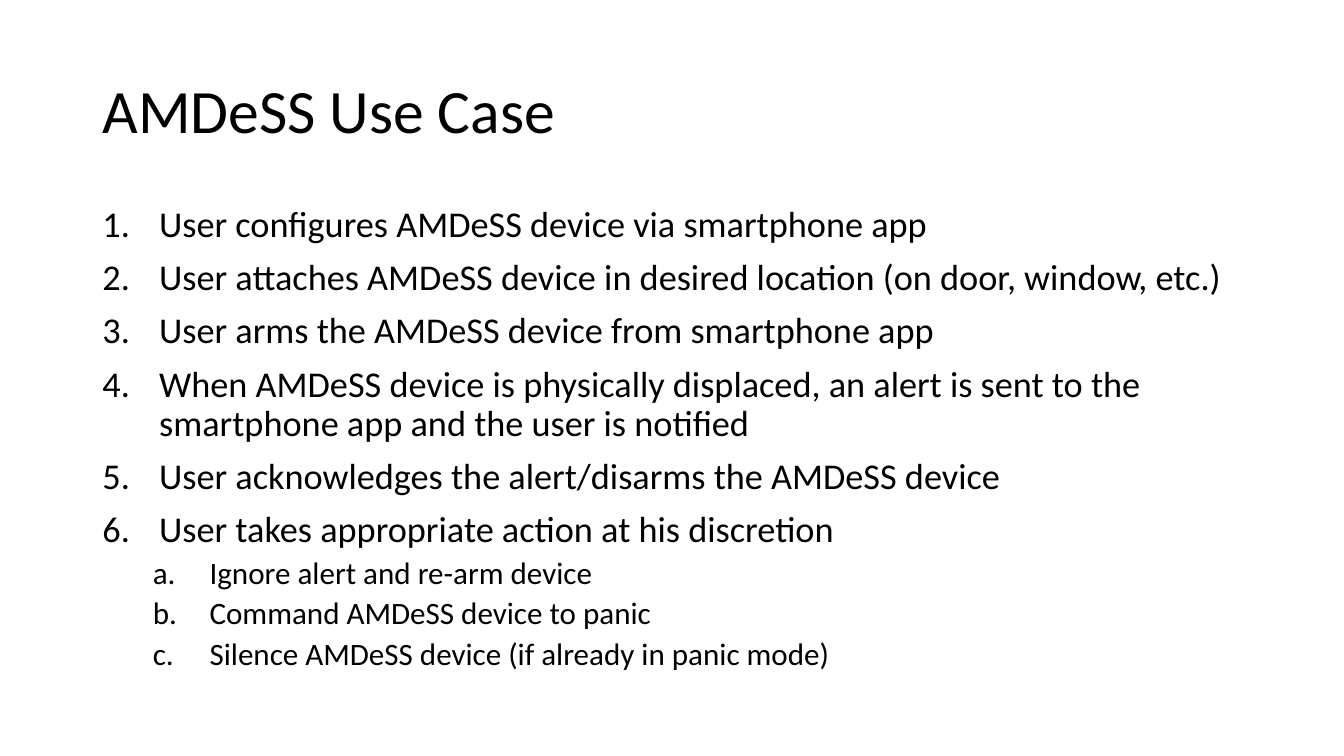
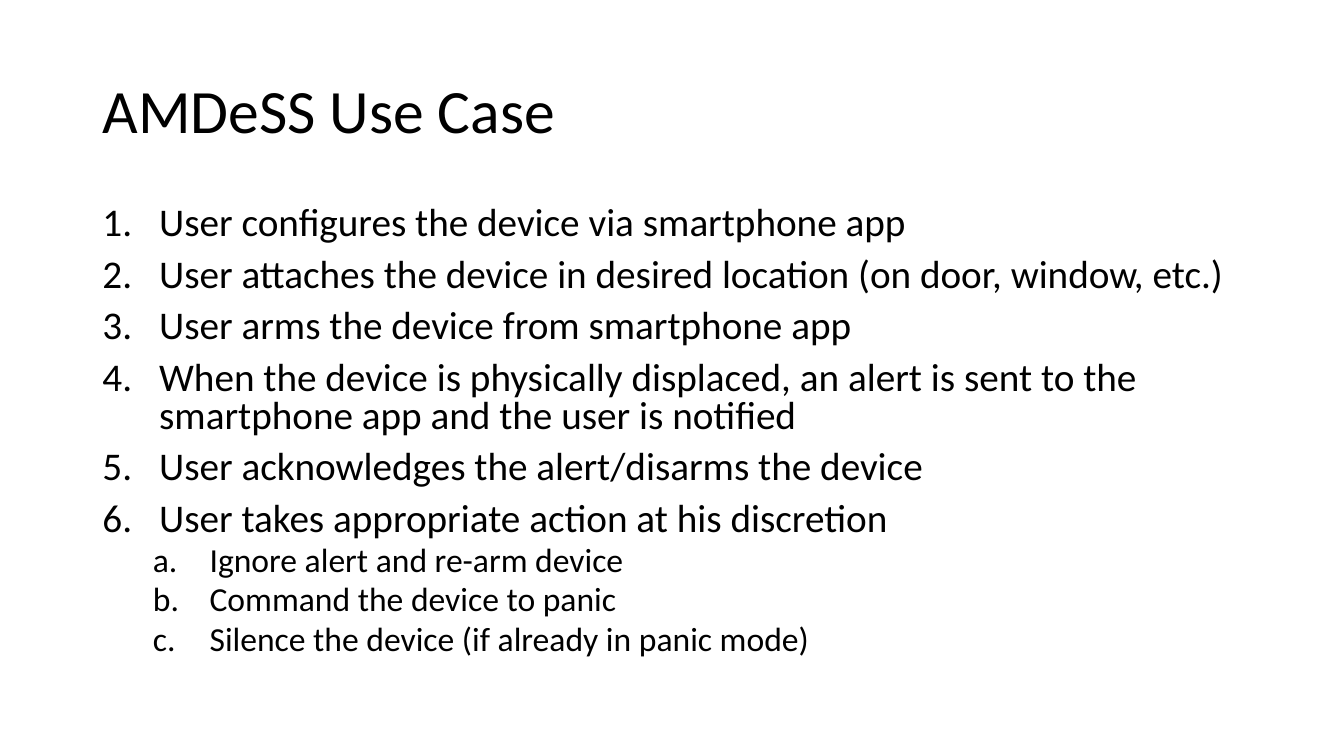
Before and after one commit to jbw3/CPE621Project, a slide deck: slide 5 of docs/AMDeSS_MidtermProgressReport.pptx. Drawn at 1344x756 pixels with LibreOffice and Linux fonts; fonts in the diff are those of the drawing. Boxes give left, top, right and bottom in pixels: in the first picture for what was removed or moved away, otherwise in the second. Text is boxed around its words. In the diff, an @@ line names an element or a change of style, - is before the commit and + after.

```diff
--- a/docs/AMDeSS_MidtermProgressReport.pptx
+++ b/docs/AMDeSS_MidtermProgressReport.pptx
@@ text at bbox=[159, 208, 1223, 487]: text changed; size 25.9 to 28 pt @@
-1. User configures AMDeSS device via smartphone app
-2. User attaches AMDeSS device in desired location (on door, window, etc.)
-3. User arms the AMDeSS device from smartphone app
-4. When AMDeSS device is physically displaced, an alert is sent to the smartphone app and the user is notified
-5. User acknowledges the alert/disarms the AMDeSS device
+1. User configures the device via smartphone app
+2. User attaches the device in desired location (on door, window, etc.)
+3. User arms the device from smartphone app
+4. When the device is physically displaced, an alert is sent to the smartphone app and the user is notified
+5. User acknowledges the alert/disarms the device
@@ text at bbox=[159, 504, 888, 578]: size 25.9 to 28 pt in "User takes appropriate action at his discretion"; size 22.2 to 24 pt in "Ignore alert and re-arm device"; line spacing 0.9 to 0.8 @@
@@ text at bbox=[210, 587, 809, 657]: text changed; size 22.2 to 24 pt @@
-  b. Command AMDeSS device to panic
-  c. Silence AMDeSS device (if already in panic mode)
+  b. Command the device to panic
+  c. Silence the device (if already in panic mode)
```
Also in this commit, not shown: 6 other slides changed.
